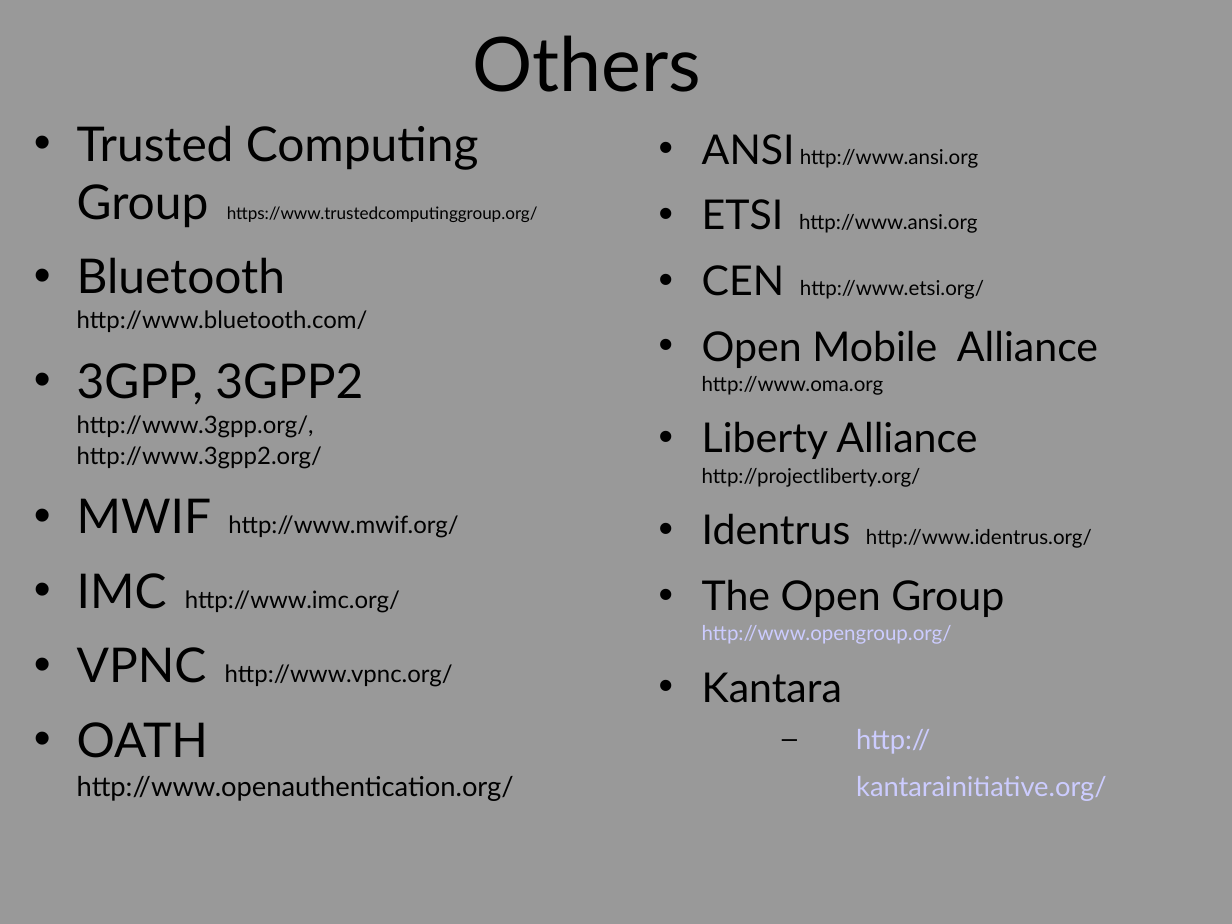
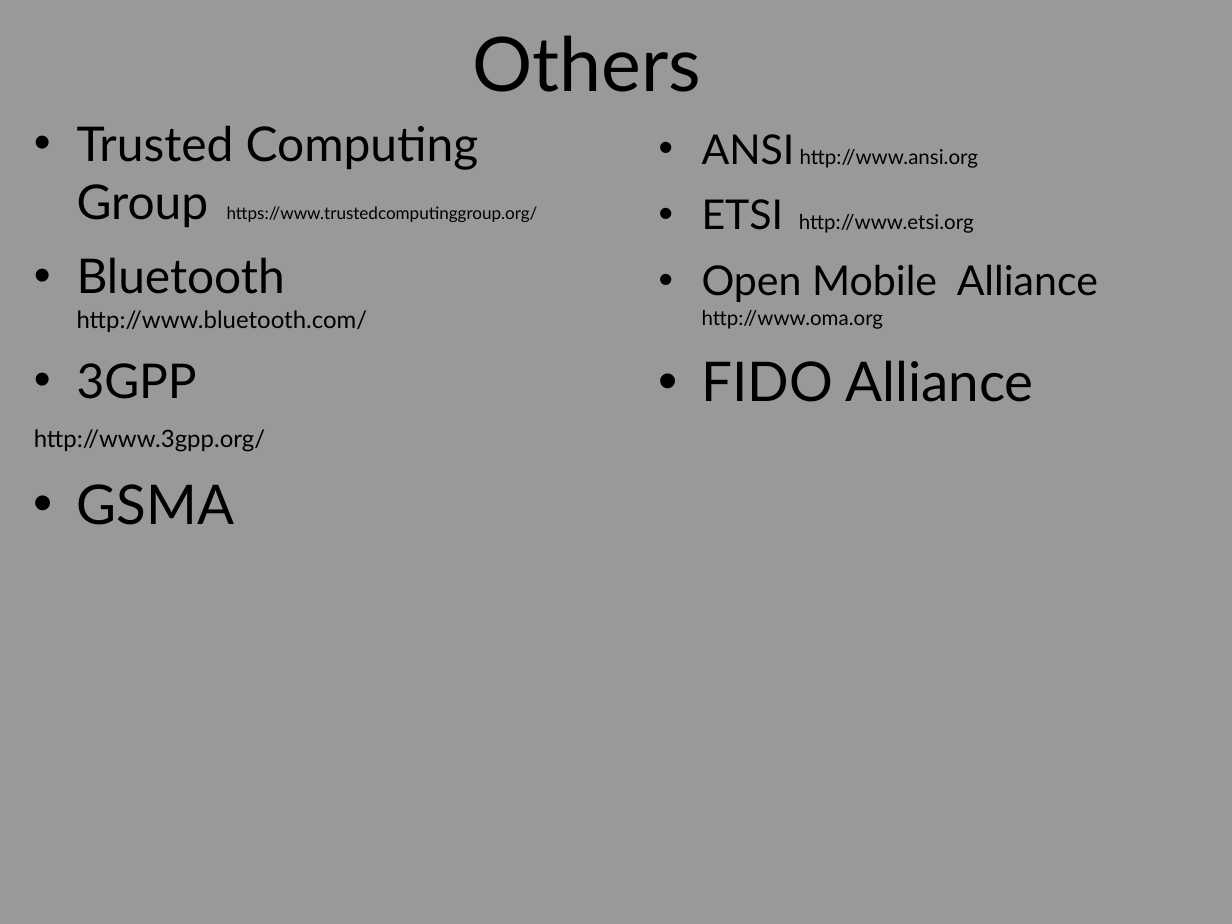
Before and after one commit to sftcd/cs7053, a slide deck: slide 11 of lectures/04-protocols/04-protocols.ppt (slide 12 before the commit). Drawn at 1232x924 pixels with LibreOffice and Linux fonts; fonts in the diff are those of the drawing. Boxes give left, top, right and bottom in pixels: in the first picture for what was removed or moved away, otherwise in the second. Text is boxed around its words. In the diff, an @@ line names an element or a change of style, - is before the commit and + after.

Commit message:
update 04

```diff
--- a/lectures/04-protocols/04-protocols.ppt
+++ b/lectures/04-protocols/04-protocols.ppt
@@ text at (x1=702, y1=199, x2=974, y2=233): text changed @@
-• ETSI http://www.ansi.org
-• CEN http://www.etsi.org/
+• ETSI http://www.etsi.org
@@ text at (x1=34, y1=363, x2=265, y2=525): text changed @@
-• 3GPP, 3GPP2 http://www.3gpp.org/,
-  http://www.3gpp2.org/
-• MWIF http://www.mwif.org/
-• IMC http://www.imc.org/
-• VPNC http://www.vpnc.org/
-• OATH http://www.openauthentication.org/
+• 3GPP
+http://www.3gpp.org/
+• GSMA
@@ text at (x1=702, y1=360, x2=1033, y2=402): text changed; size 12 to 32 pt @@
-• Liberty Alliance http://projectliberty.org/
-• Identrus http://www.identrus.org/
-• The Open Group http://www.opengroup.org/
-• Kantara
-  – http://kantarainitiative.org/
+• FIDO Alliance
```
Also in this commit, not shown: 51 other slides changed, 1 slide added, 9 slides removed.
